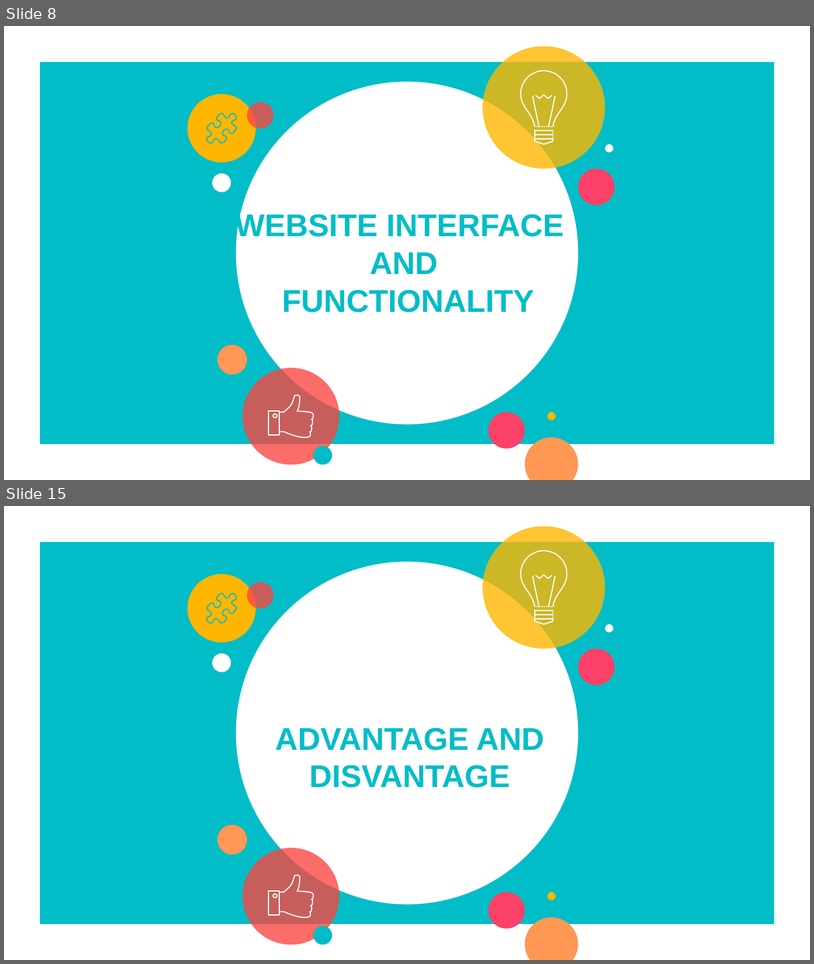
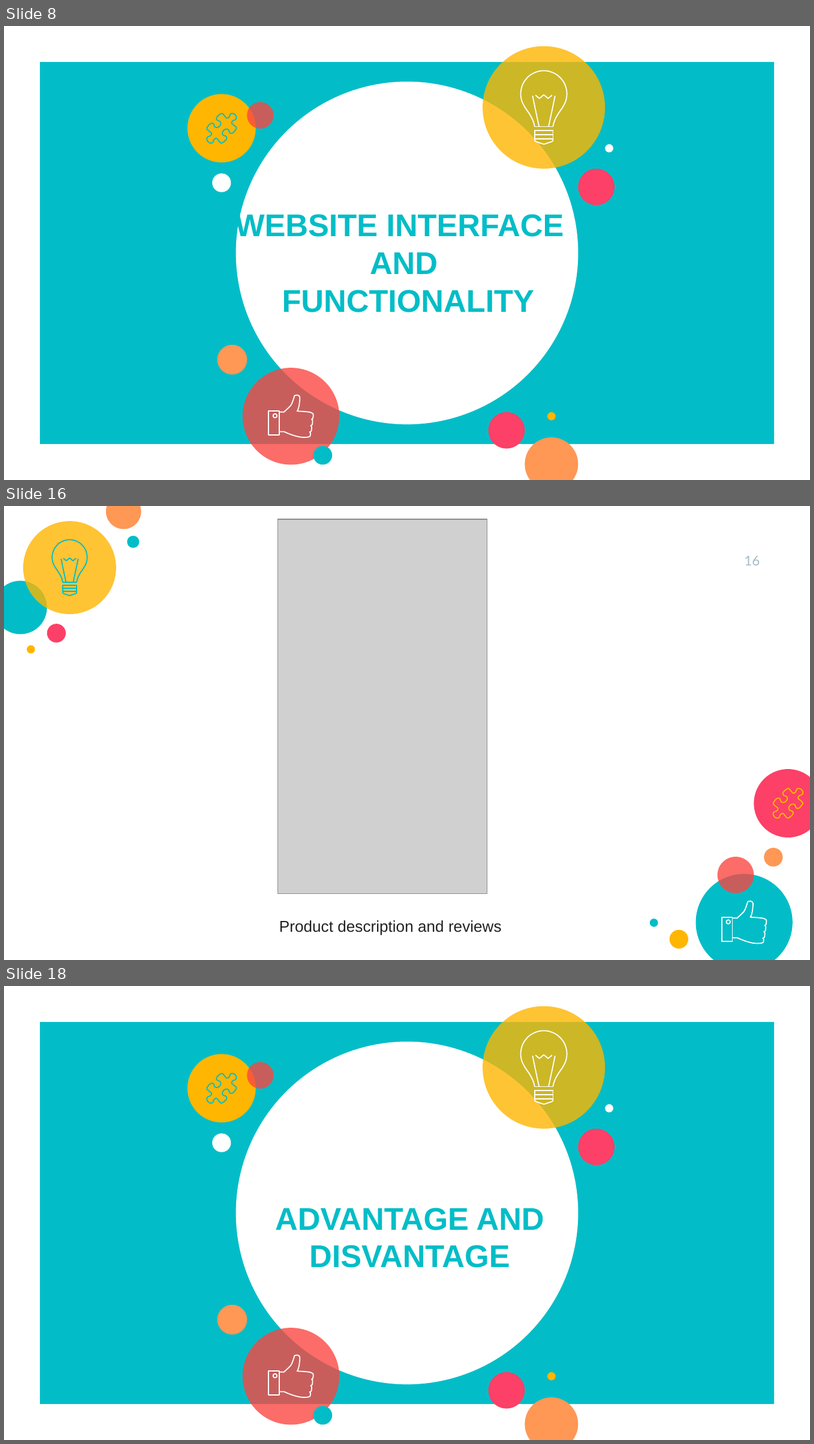
Before and after one commit to hoanglongvuong/aptechseem1, a slide deck: Document/SlideShow.pptx. Shown one above the other, each under a label of ours: slides 8 and 15 before the commit, slides 8, 16 and 18 after it; the slides between them are not shown. The pictures are 814x964 and 814x1444 pixels, drawn with LibreOffice and Linux fonts; fonts in the diff are those of the drawing; grey boxes stand for pictures. Boxes give left, top, right and bottom in pixels: in the first picture for what was removed or moved away, otherwise in the second. Text is boxed around its words. In the diff, an @@ line names an element or a change of style, - is before the commit and + after.

```diff
--- a/Document/SlideShow.pptx
+++ b/Document/SlideShow.pptx
@@ slide 16 added at bbox=[4, 506, 810, 960], background #FFFFFF @@
@@ ellipse added at bbox=[23, 522, 116, 614], fill #FFB600 at 80% opacity @@
@@ ellipse added at bbox=[107, 506, 142, 529], fill #FF9755 @@
@@ picture added at bbox=[278, 519, 488, 893] @@
@@ ellipse added at bbox=[128, 536, 140, 548], fill #02BDC7 @@
@@ page number added at bbox=[744, 556, 760, 565], 12 pt, text #A6BCC9 @@
+16
@@ ellipse added at bbox=[4, 581, 47, 634], fill #02BDC7 @@
@@ group added at bbox=[53, 540, 88, 595]: 8 freeform shapes @@
@@ ellipse added at bbox=[47, 624, 65, 642], fill #FC4067 @@
@@ ellipse added at bbox=[27, 645, 35, 653], fill #FFB600 @@
@@ ellipse added at bbox=[754, 769, 810, 837], fill #FC4067 @@
@@ freeform shape added at bbox=[773, 788, 803, 818], outline #FFB600 0.96 pt @@
@@ ellipse added at bbox=[717, 857, 754, 893], fill #FC4540 at 79% opacity @@
@@ ellipse added at bbox=[764, 848, 783, 867], fill #FF9755 @@
@@ ellipse added at bbox=[696, 874, 792, 960], fill #02BDC7 @@
@@ freeform shape added at bbox=[734, 901, 767, 943], outline #FFFFFF 0.96 pt @@
@@ ellipse added at bbox=[650, 918, 658, 926], fill #02BDC7 @@
@@ freeform shape added at bbox=[722, 917, 732, 942], outline #FFFFFF 0.96 pt @@
@@ text added at bbox=[279, 920, 502, 935], 14 pt, text #222222 @@
+Product description and reviews
@@ ellipse added at bbox=[670, 930, 689, 948], fill #FFB600 @@
@@ what was slide 15 is now slide 18 @@
```
Also in this commit, not shown: 1 slide changed, 8 other slides added, 6 slides removed.
